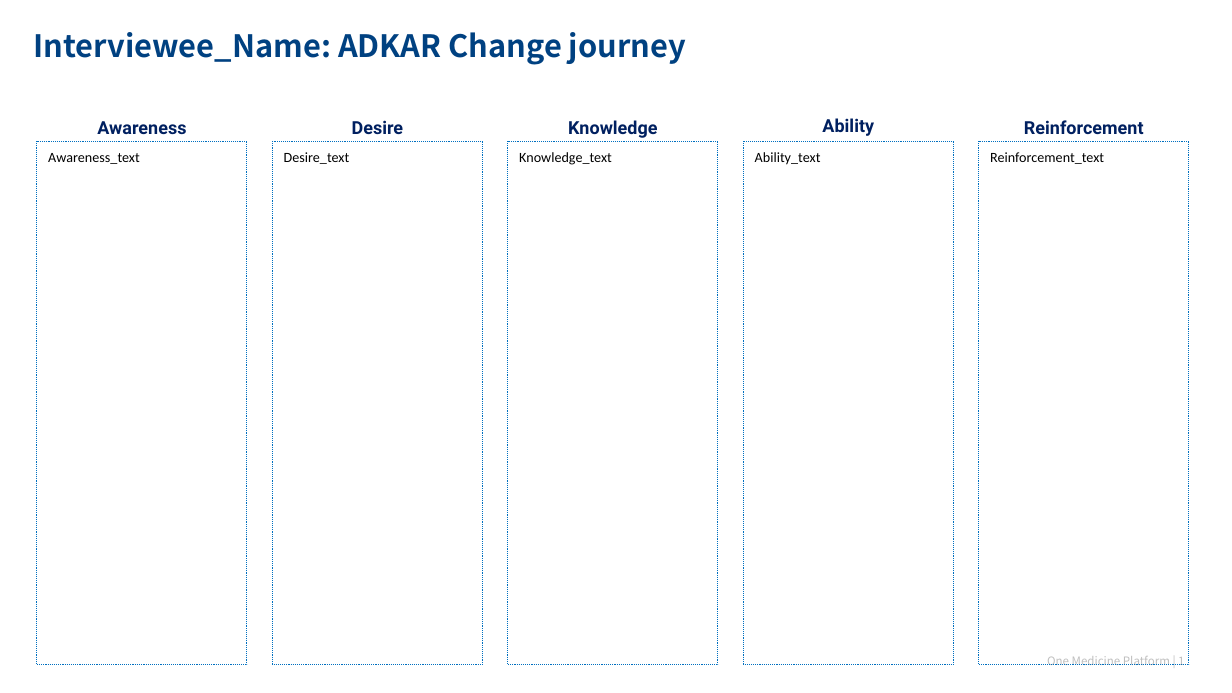
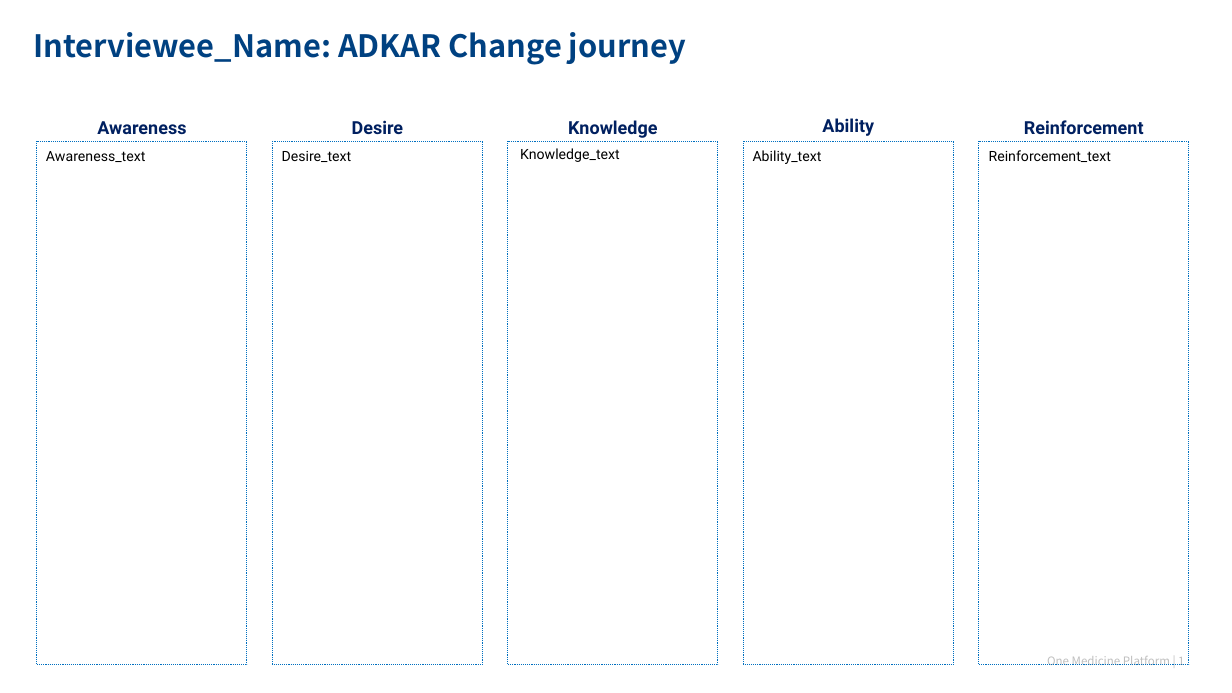
Before and after one commit to xpistos90210/templates, a slide deck: slide 1 of OMP_ADKAR_template.pptx. Drawn at 1232x693 pixels with LibreOffice and Linux fonts; fonts in the diff are those of the drawing; background and template pictures are left out. Boxes give left, top, right and bottom in pixels: in the first picture for what was removed or moved away, otherwise in the second. Text is boxed around its words. In the diff, an @@ line names an element or a change of style, - is before the commit and + after.

```diff
--- a/OMP_ADKAR_template.pptx
+++ b/OMP_ADKAR_template.pptx
@@ font Calibri to Roboto in 5 elements at bbox=[520, 148, 620, 162], bbox=[753, 150, 822, 164], bbox=[989, 150, 1111, 162], bbox=[46, 151, 146, 162], bbox=[282, 151, 352, 162] @@
```
Also in this commit, not shown: 9 other slides changed, 2 other files.
